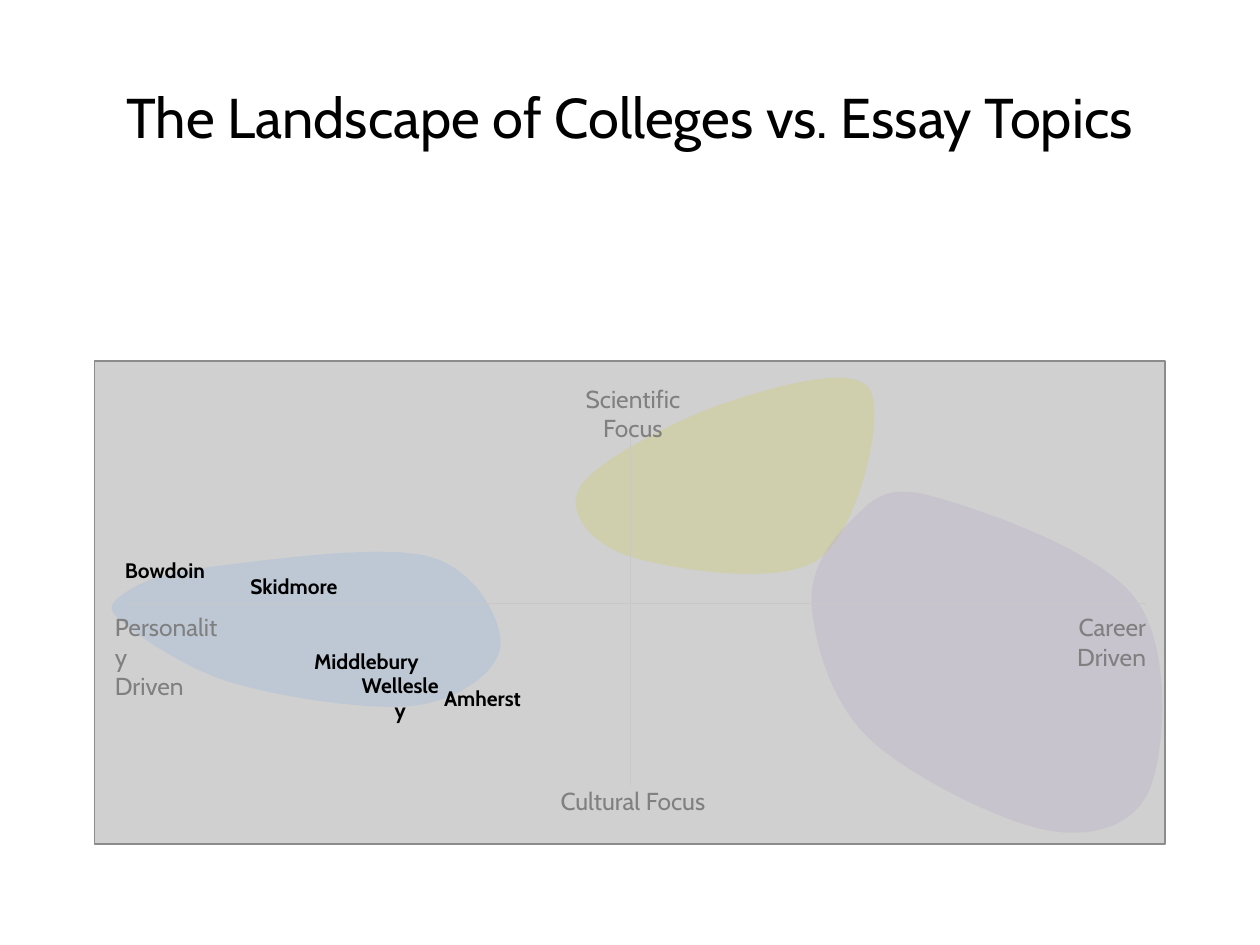
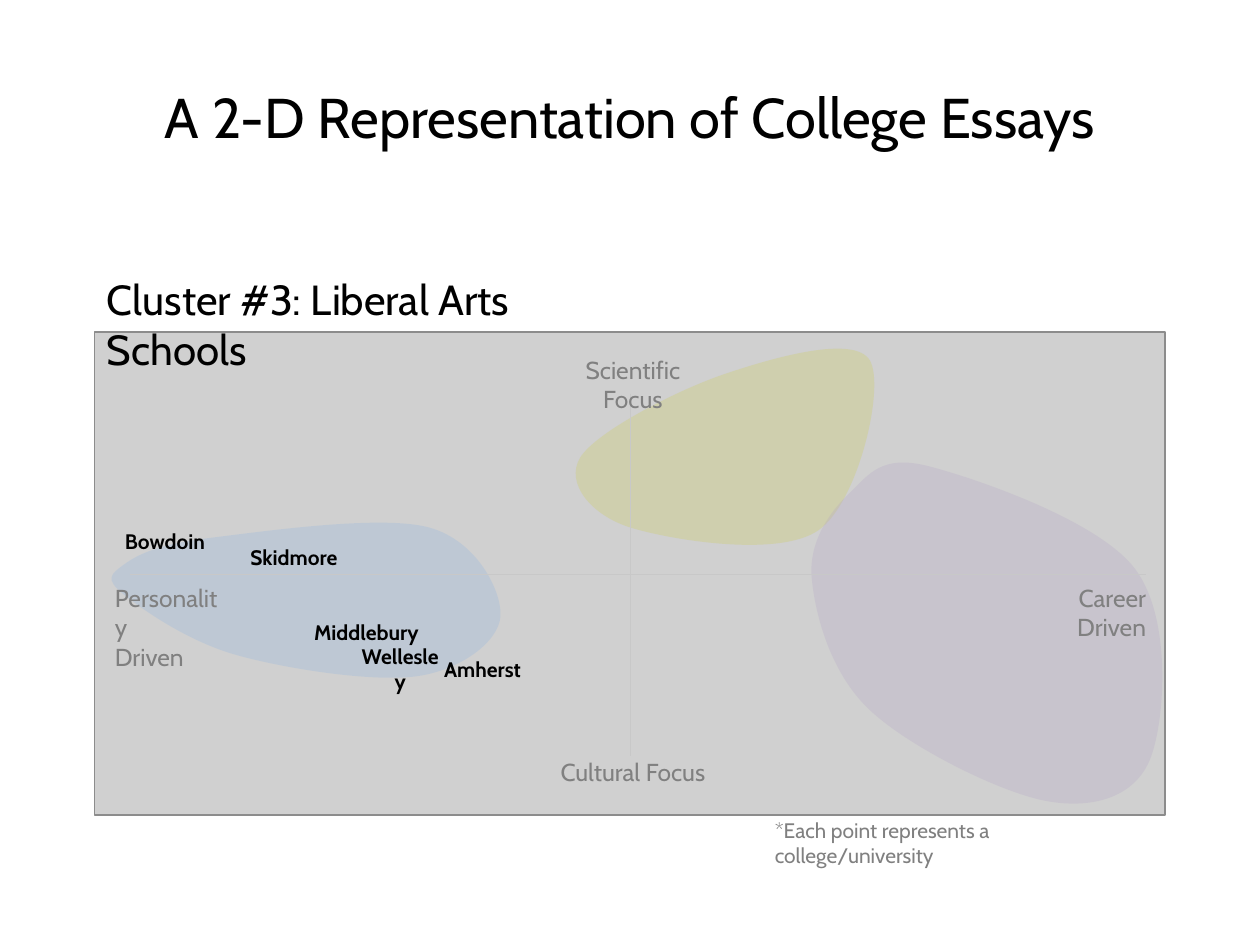
Before and after one commit to yungmsh/mining_the_common_app, a slide deck: slide 13 of presentation/MikeYung_Presentation_v1.pptx (slide 10 before the commit). Drawn at 1260x945 pixels with LibreOffice and Linux fonts; fonts in the diff are those of the drawing; grey boxes stand for pictures; background and template pictures are left out. Boxes give left, top, right and bottom in pixels: in the first picture for what was removed or moved away, otherwise in the second. Text is boxed around its words. In the diff, an @@ line names an element or a change of style, - is before the commit and + after.

```diff
--- a/presentation/MikeYung_Presentation_v1.pptx
+++ b/presentation/MikeYung_Presentation_v1.pptx
@@ title at [165,96,1094,151]: text changed @@
-The Landscape of Colleges vs. Essay Topics
+A 2-D Representation of College Essays
@@ text added at [107,283,509,366], 24 pt, text #000000 @@
+Cluster #3: Liberal Arts Schools
@@ 9 texts, 3 freeform shapes, 2 lines, 1 picture: place and size @@
-9 texts, 3 freeform shapes, 2 lines, 1 picture at [94,360,1166,843]
+9 texts, 3 freeform shapes, 2 lines, 1 picture at [94,331,1166,814]
@@ text added at [775,822,989,868], 12 pt, text #808080 @@
+*Each point represents a college/university
```
Also in this commit, not shown: 10 other slides changed, 3 slides added, 1 slide removed, 5 other files.
